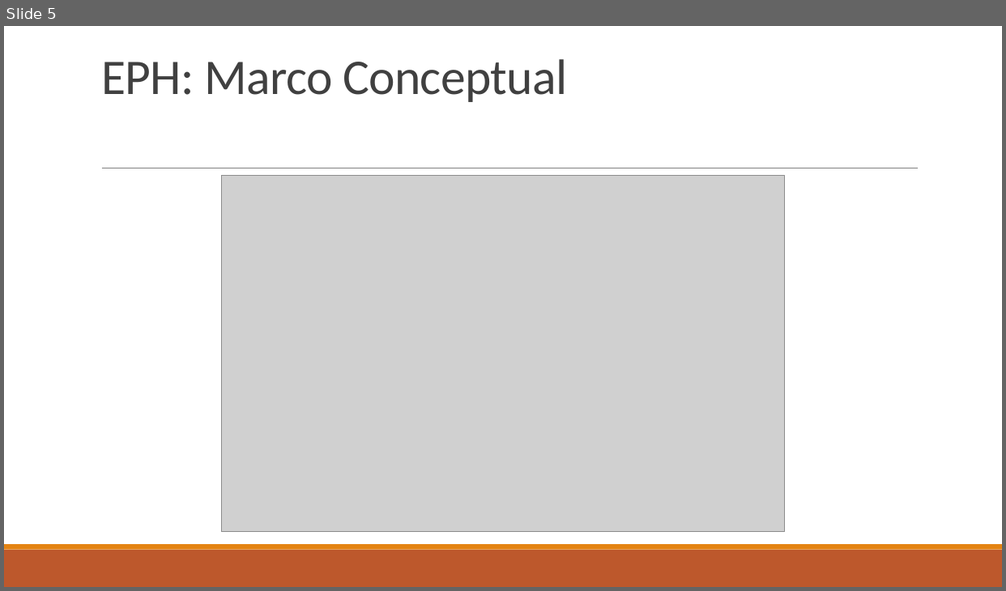
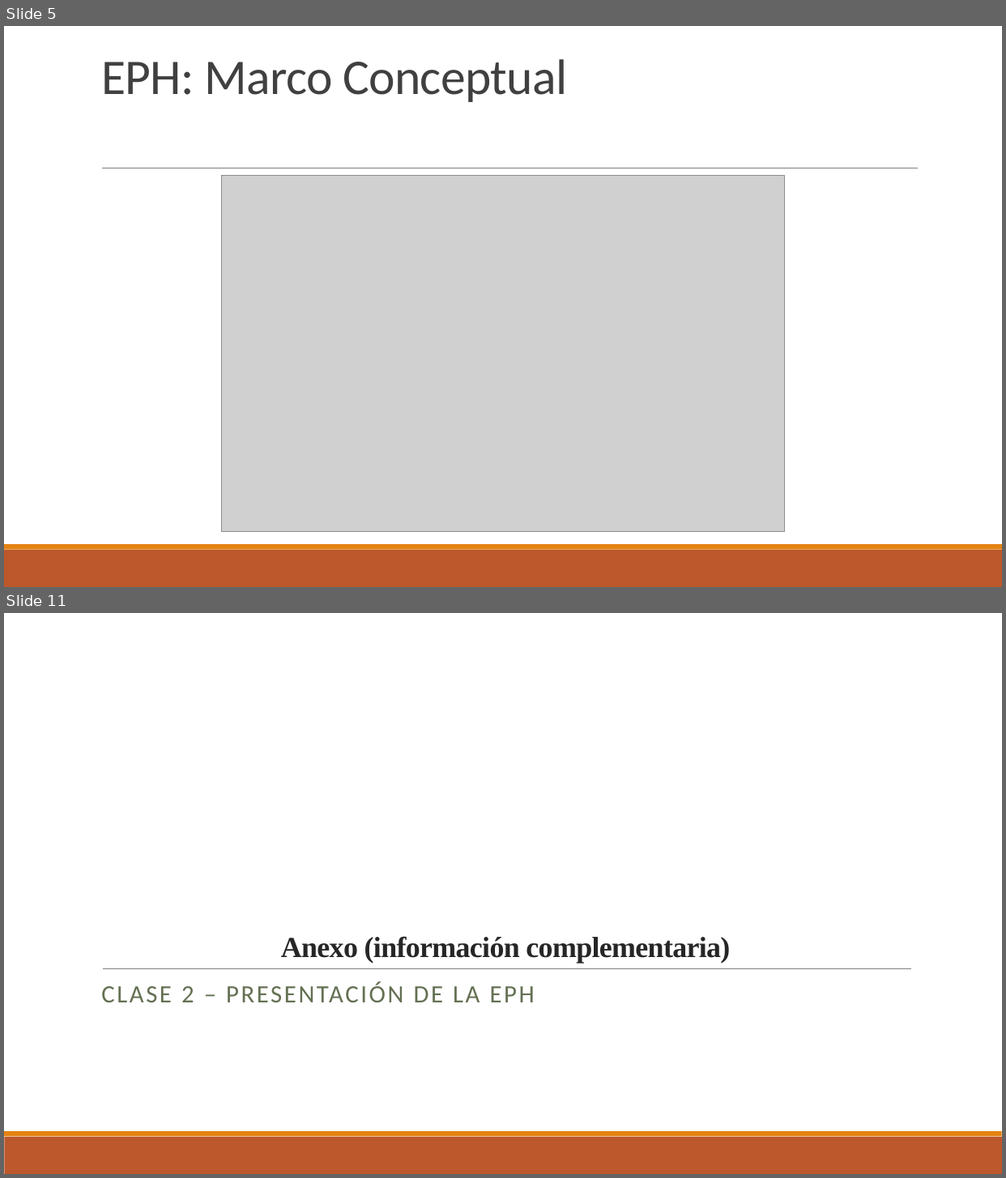
Before and after one commit to ceped-fce-uba/curso_aset, a slide deck: Clase 2 - EPH e Intro a Tidyverse/Presentación EPH.pptx. Shown one above the other, each under a label of ours: slide 5 before the commit, slides 5 and 11 after it; the slides between them are not shown. The pictures are 1006x591 and 1006x1178 pixels, drawn with LibreOffice and Linux fonts; fonts in the diff are those of the drawing; grey boxes stand for pictures. Boxes give left, top, right and bottom in pixels: in the first picture for what was removed or moved away, otherwise in the second. Text is boxed around its words. In the diff, an @@ line names an element or a change of style, - is before the commit and + after.

Commit message:
clase 2

```diff
--- a/Clase 2 - EPH e Intro a Tidyverse/Presentación EPH.pptx
+++ b/Clase 2 - EPH e Intro a Tidyverse/Presentación EPH.pptx
@@ slide 11 added at (4, 613, 1002, 1174), background #FFFFFF; not listed: 2 template elements that a slide beside it also shows @@
@@ title added at (281, 936, 730, 963), 28 pt, text #262626, bold @@
+Anexo (información complementaria)
@@ line added from (103, 969) to (911, 969), #808080 0.5 pt @@
@@ subtitle added at (101, 982, 535, 1003), 24 pt, text #637052 @@
+CLASE 2 – PRESENTACIÓN DE LA EPH
```
Also in this commit, not shown: 9 slides changed, 1 other slide added, 3 slides removed, 7 other files.
